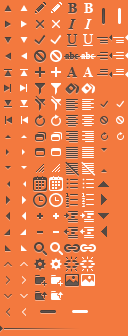
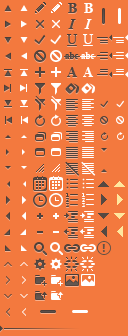
Layers edited between the first and the second 128px x 336px image:
added layer "exclamation" above "tooltip" over [97, 241, 111, 255]
added layer "callout left validation" in group "tooltip" over [117, 226, 123, 237]
added layer "callout bottom validation" in group "tooltip" over [114, 213, 125, 219]
added layer "callout right validation" in group "tooltip" over [117, 194, 123, 205]
added layer "callout top validation" in group "tooltip" over [114, 181, 125, 187]
